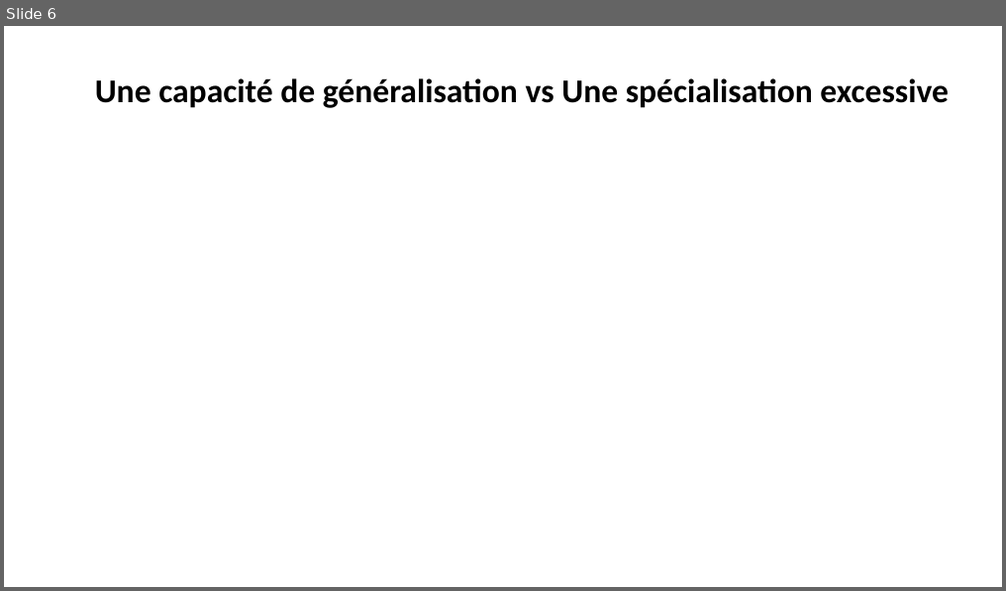
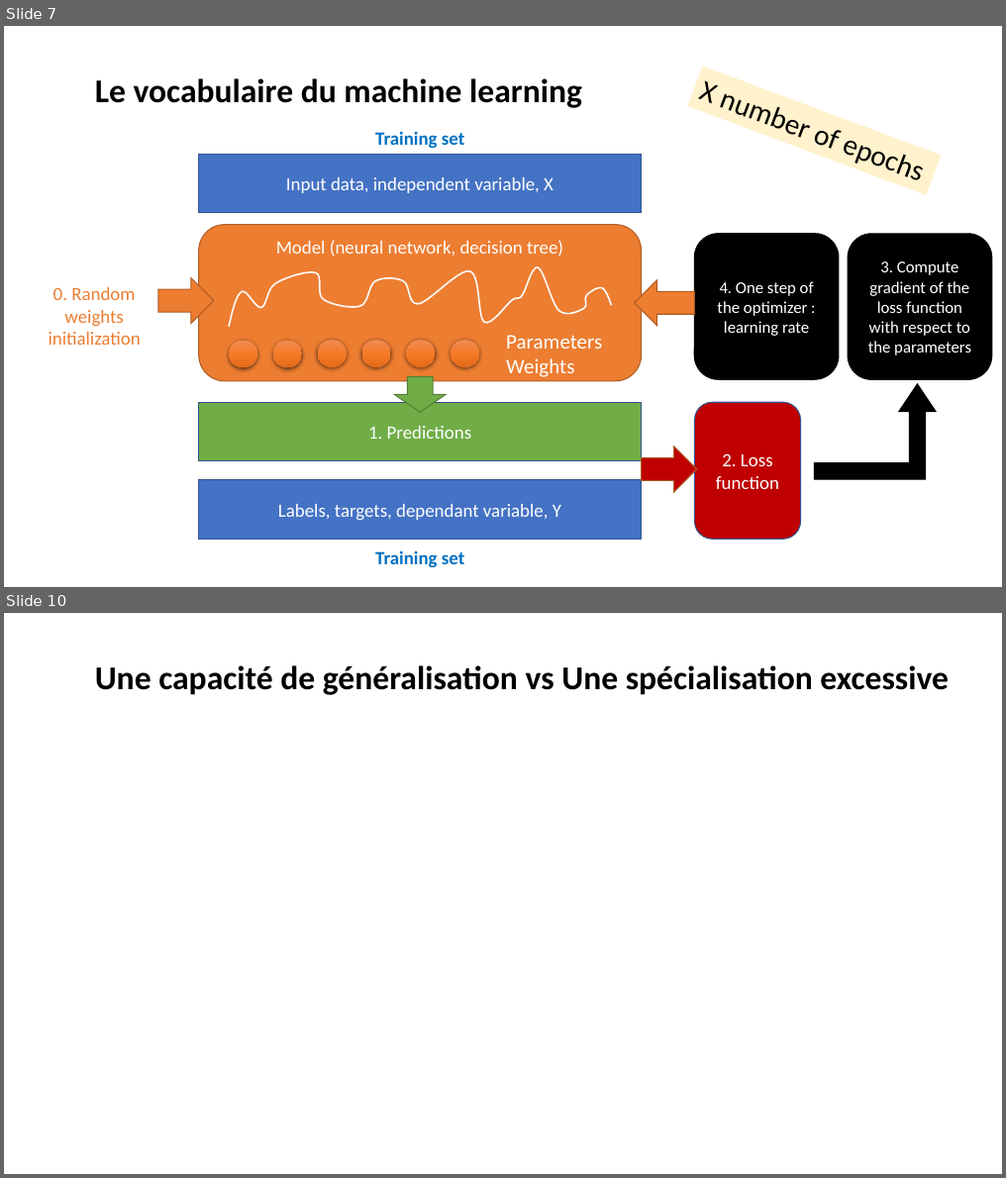
Before and after one commit to laurentprudhon/cours-deeplearning-2020, a slide deck: slides/02_production.pptx. Shown one above the other, each under a label of ours: slide 6 before the commit, slides 7 and 10 after it; the slides between them are not shown. The pictures are 1006x591 and 1006x1178 pixels, drawn with LibreOffice and Linux fonts; fonts in the diff are those of the drawing. Boxes give left, top, right and bottom in pixels: in the first picture for what was removed or moved away, otherwise in the second. Text is boxed around its words. In the diff, an @@ line names an element or a change of style, - is before the commit and + after.

```diff
--- a/slides/02_production.pptx
+++ b/slides/02_production.pptx
@@ slide 7 added at (x1=4, y1=26, x2=1002, y2=587), background #FFFFFF @@
@@ text added at (x1=95, y1=78, x2=582, y2=108), 32 pt, text #000000, bold @@
+Le vocabulaire du machine learning
@@ rectangle added at (x1=688, y1=66, x2=942, y2=195), fill #FFF2CC, 28 pt, text #000000 @@
+X number of epochs
@@ text added at (x1=375, y1=131, x2=464, y2=149), 18 pt, text #0070C0, bold @@
+Training set
@@ rectangle added at (x1=199, y1=154, x2=642, y2=213), fill #4472C4, outline #325491 1 pt, 18 pt, text #FFFFFF @@
+Input data, independent variable, X
@@ rounded rectangle added at (x1=199, y1=224, x2=642, y2=380), fill #ED7D31, outline #AF5C24 1 pt, 18 pt, text #FFFFFF @@
+Model (neural network, decision tree)
@@ rounded rectangle added at (x1=694, y1=233, x2=839, y2=379), fill #000000, outline #000000 1 pt, 16 pt, text #FFFFFF @@
+4. One step of the optimizer : learning rate
@@ rounded rectangle added at (x1=847, y1=234, x2=992, y2=380), fill #000000, outline #000000 1 pt, 16 pt, text #FFFFFF @@
+3. Compute gradient of the loss function with respect to the parameters
@@ text added at (x1=49, y1=287, x2=141, y2=345), 18 pt, text #ED7D31 @@
+0. Random weights initialization
@@ right arrow added at (x1=158, y1=278, x2=214, y2=324), fill #ED7D31, outline #AF5C24 1 pt @@
@@ freeform shape added at (x1=229, y1=268, x2=611, y2=327), outline #FFFFFF 1.5 pt @@
@@ right arrow added at (x1=635, y1=280, x2=694, y2=326), fill #ED7D31, outline #AF5C24 1 pt @@
@@ ellipse added at (x1=229, y1=341, x2=257, y2=368), fill gradient #F18C57 to #F67B28 to #E56C19 @@
@@ ellipse added at (x1=273, y1=341, x2=302, y2=368), fill gradient #F18C57 to #F67B28 to #E56C19 @@
@@ ellipse added at (x1=318, y1=341, x2=347, y2=368), fill gradient #F18C57 to #F67B28 to #E56C19 @@
@@ ellipse added at (x1=361, y1=341, x2=390, y2=368), fill gradient #F18C57 to #F67B28 to #E56C19 @@
@@ ellipse added at (x1=406, y1=341, x2=435, y2=368), fill gradient #F18C57 to #F67B28 to #E56C19 @@
@@ ellipse added at (x1=450, y1=341, x2=479, y2=368), fill gradient #F18C57 to #F67B28 to #E56C19 @@
@@ text added at (x1=506, y1=335, x2=602, y2=377), 20 pt, text #FFFFFF @@
+Parameters
+Weights
@@ down arrow added at (x1=395, y1=377, x2=446, y2=413), fill #70AD47, outline #538035 1 pt @@
@@ rectangle added at (x1=199, y1=402, x2=642, y2=462), fill #70AD47, outline #325491 1 pt, 18 pt, text #FFFFFF @@
+1. Predictions
@@ rounded rectangle added at (x1=695, y1=402, x2=801, y2=540), fill #C00000, outline #325491 1 pt, 18 pt, text #FFFFFF @@
+2. Loss function
@@ bent up arrow added at (x1=815, y1=384, x2=936, y2=479), fill #000000, outline #000000 1 pt @@
@@ right arrow added at (x1=642, y1=447, x2=696, y2=492), fill #C00000, outline #AF5C24 1 pt @@
@@ rectangle added at (x1=199, y1=480, x2=642, y2=540), fill #4472C4, outline #325491 1 pt, 18 pt, text #FFFFFF @@
+Labels, targets, dependant variable, Y
@@ text added at (x1=375, y1=551, x2=464, y2=569), 18 pt, text #0070C0, bold @@
+Training set
@@ what was slide 6 is now slide 10 @@
```
Also in this commit, not shown: 2 slides changed, 5 other slides added, 15 slides removed.
